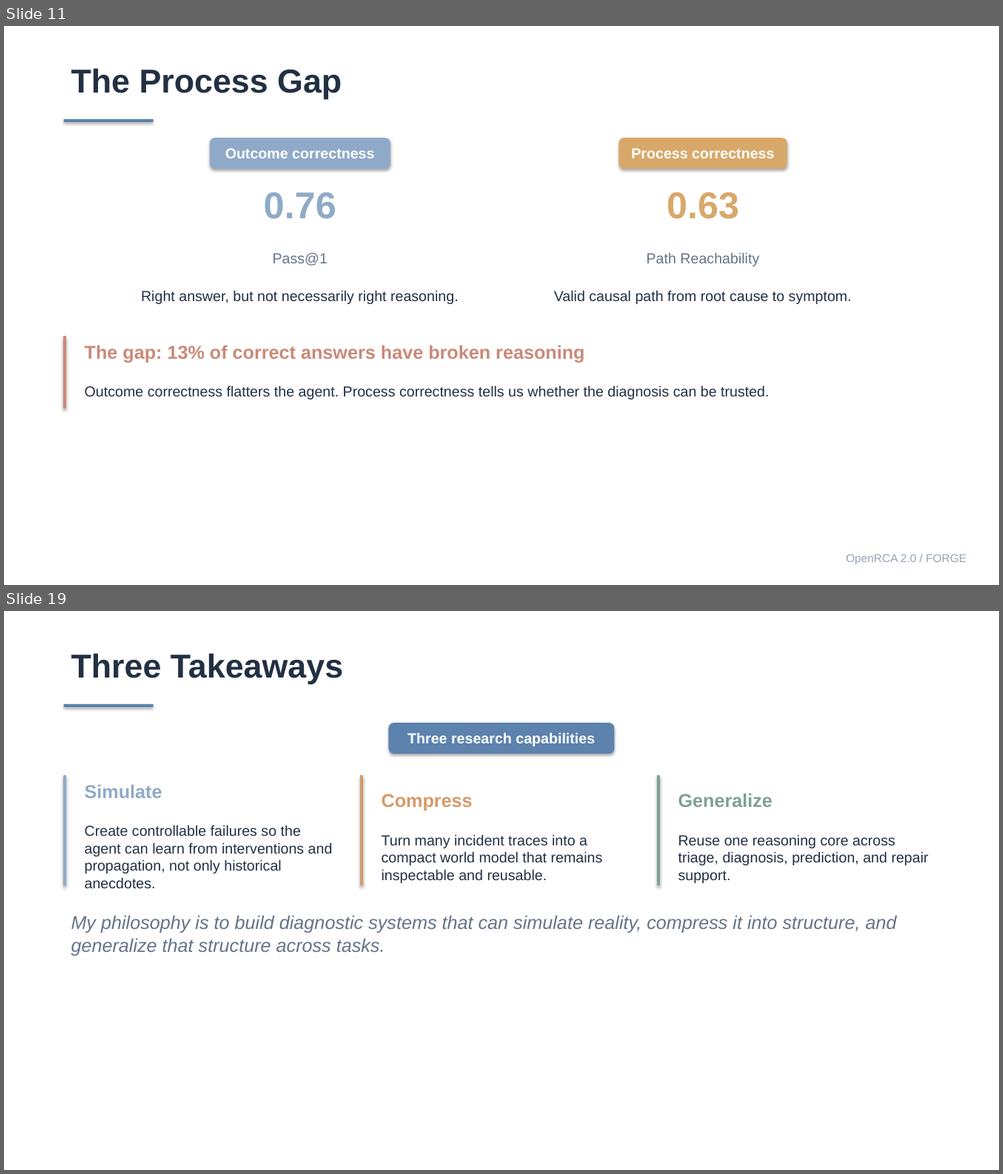
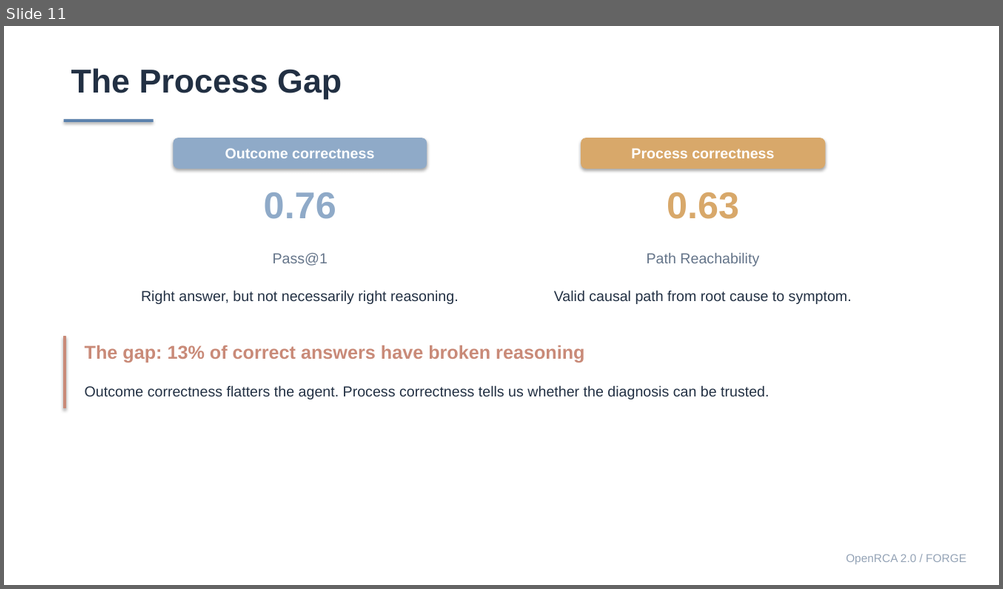
Before and after one commit to Lincyaw/paperops, a slide deck: examples/self-intro/diagnostic_world_model.pptx. Shown one above the other, each under a label of ours: slides 11 and 19 before the commit, slide 11 after it; the slides between them are not shown. The pictures are 1003x1174 and 1003x589 pixels, drawn with LibreOffice and Linux fonts; fonts in the diff are those of the drawing. Boxes give left, top, right and bottom in pixels: in the first picture for what was removed or moved away, otherwise in the second. Text is boxed around its words. In the diff, an @@ line names an element or a change of style, - is before the commit and + after.

```diff
--- a/examples/self-intro/diagnostic_world_model.pptx
+++ b/examples/self-intro/diagnostic_world_model.pptx
@@ slide 19 removed at (4, 611, 999, 1170), background #FFFFFF @@
@@ text removed at (71, 653, 343, 684) @@
-Three Takeaways
@@ rectangle removed at (64, 704, 153, 707) @@
@@ rounded rectangle removed at (388, 723, 614, 754) @@
-Three research capabilities
@@ rectangle removed at (64, 776, 66, 885) @@
@@ text removed at (85, 785, 162, 798) @@
-Simulate
@@ rectangle removed at (361, 776, 363, 885) @@
@@ rectangle removed at (657, 776, 660, 885) @@
@@ text removed at (381, 794, 472, 811) @@
-Compress
@@ text removed at (678, 794, 772, 807) @@
-Generalize
@@ text removed at (85, 825, 333, 889) @@
-Create controllable failures so the agent can learn from interventions and propagation, not only historical anecdotes.
@@ text removed at (381, 834, 603, 883) @@
-Turn many incident traces into a compact world model that remains inspectable and reusable.
@@ text removed at (678, 834, 928, 883) @@
-Reuse one reasoning core across triage, diagnosis, prediction, and repair support.
@@ text removed at (71, 916, 896, 956) @@
-My philosophy is to build diagnostic systems that can simulate reality, compress it into structure, and generalize that structure across tasks.
@@ slide 11 changed as well @@
@@ rounded rectangle "Outcome correctness": place and size @@
-rounded rectangle "Outcome correctness" at (210, 138, 390, 169)
+rounded rectangle "Outcome correctness" at (173, 138, 427, 169)
@@ rounded rectangle "Process correctness": place and size @@
-rounded rectangle "Process correctness" at (619, 138, 787, 169)
+rounded rectangle "Process correctness" at (580, 138, 825, 169)
```
Also in this commit, not shown: 15 other slides changed, 2 slides added, 2 other slides removed, 1 other file.
